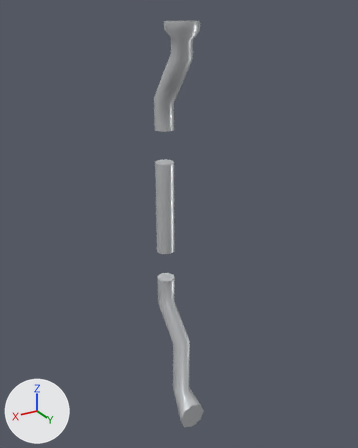
An edit to the glTF model assets/houses/modules/decor/mod_downpipe.glb, drawn before and after from the same camera.
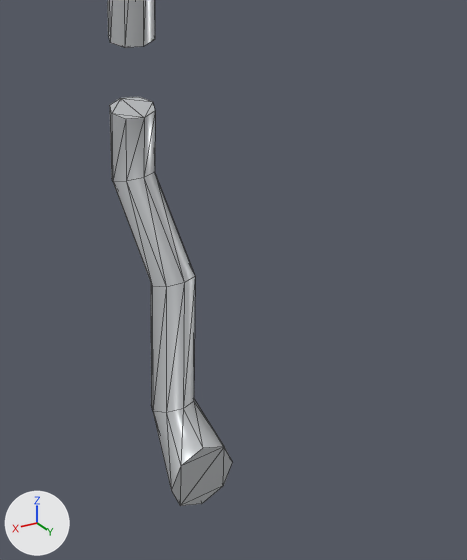
The first picture shows the older version from a camera (50 mm lens) standing at (1.44, 2.56, 2.71) and looking at (-0.04, 0.1, 1.48). The close-ups show the older and then the newer version on the part from 32% to 82% of the width and 53% to 100% of the height of that picture. Only the edits that show in the close-ups are written down. The axes (+X, +Y, +Z) are drawn at lower left. The lights are the same throughout. The close-ups show mesh edges as thin lines. Where no turn or scale is listed for an object, it has been applied to the vertices. Vertices at exactly the same position are counted once.

The first close-up shows 'downpipe_bottom', 'downpipe_center'.
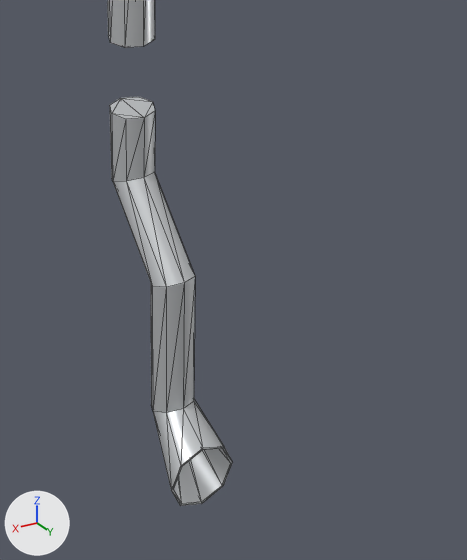
Location of each change, [x1, y1, x2, y2] in pixels of the close-ups (467 x 560 px):
part 1 of me_nurbspath_003, cut back: [171, 447, 233, 506] in both

What the commit changed:
me_nurbspath_003 is used by ob_downpipe_bottom; location (0.0, 0.0, 0.0).
me_nurbspath_003 had 40 vertices, 76 faces and spanned x -0.095..0.095, y -0.06..0.351, z 0.039..1.062.
me_nurbspath_003 now has 56 vertices, 108 faces and spans x -0.095..0.095, y -0.06..0.351, z 0.039..1.062.
Part 1, on me_nurbspath_003:
6 faces are deleted.
16 vertices are added at x -0.089..0.089, y 0.2..0.351, z 0.045..0.278.
38 new faces join them.
